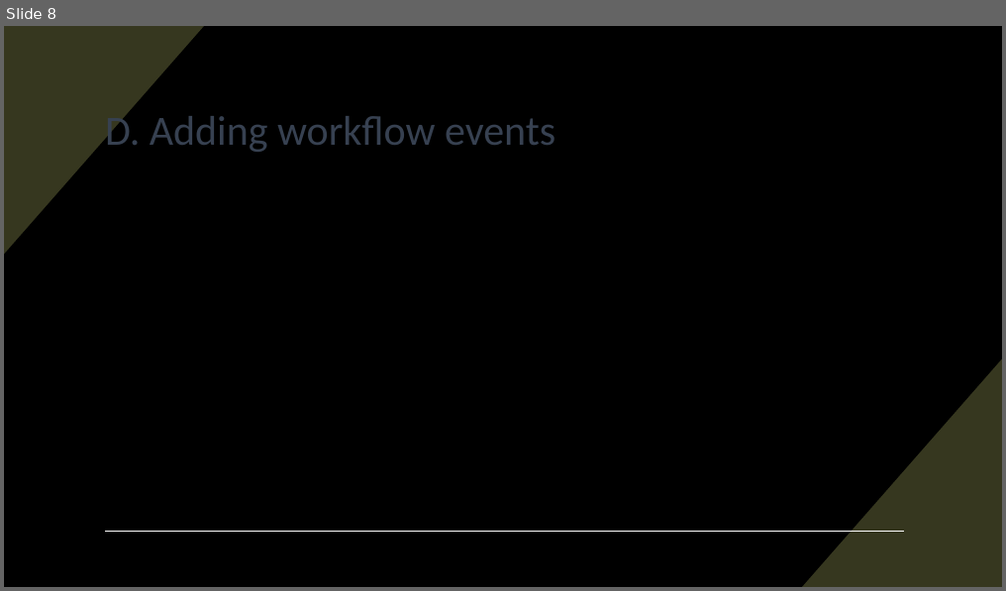
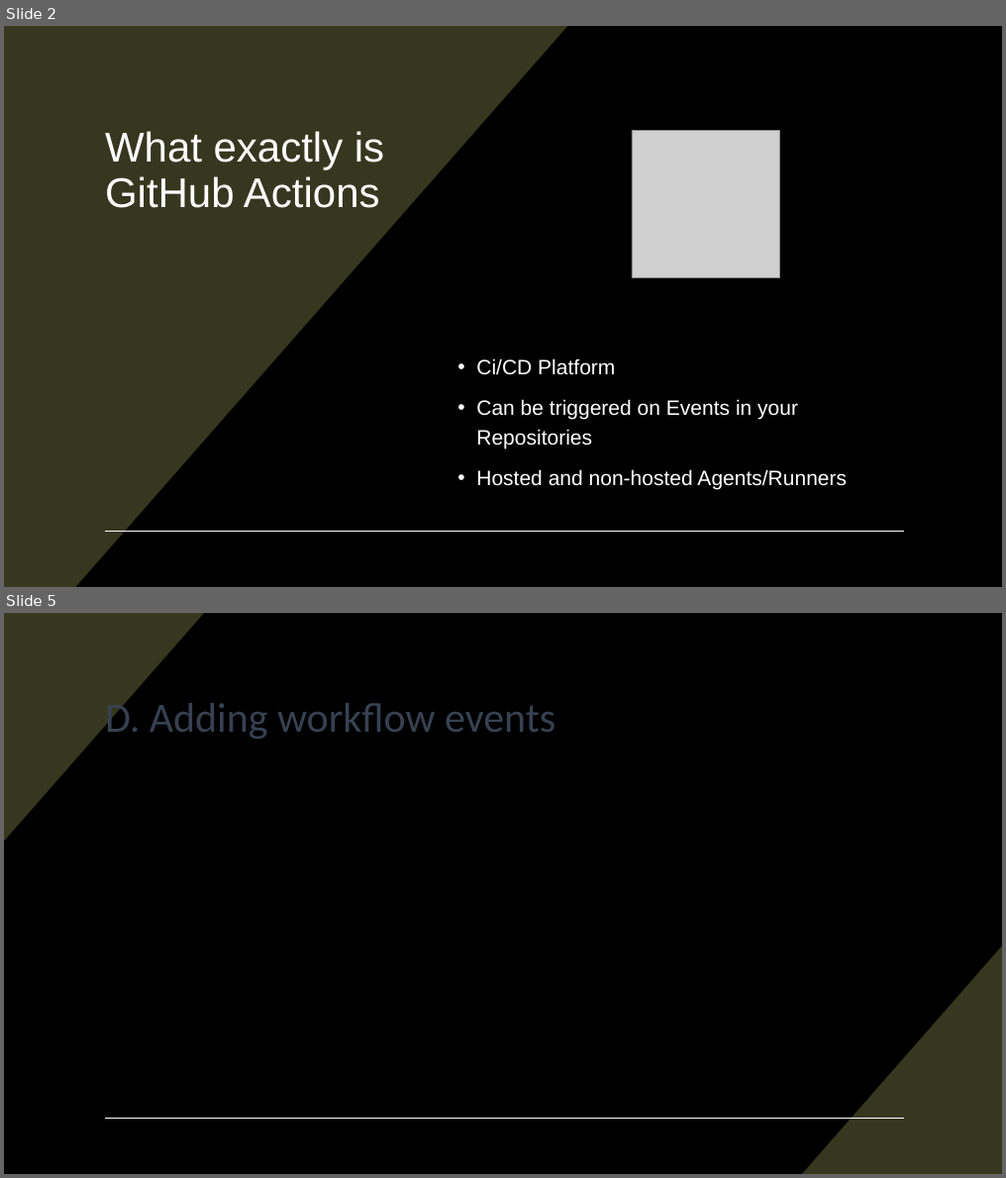
Before and after one commit to pulcher/github-actions-getting-started, a slide deck: getting-started-with-github-actions.pptx. Shown one above the other, each under a label of ours: slide 8 before the commit, slides 2 and 5 after it; the slides between them are not shown. The pictures are 1006x591 and 1006x1178 pixels, drawn with LibreOffice and Linux fonts; fonts in the diff are those of the drawing; grey boxes stand for pictures. Boxes give left, top, right and bottom in pixels: in the first picture for what was removed or moved away, otherwise in the second. Text is boxed around its words. In the diff, an @@ line names an element or a change of style, - is before the commit and + after.

```diff
--- a/getting-started-with-github-actions.pptx
+++ b/getting-started-with-github-actions.pptx
@@ slide 2 added at [4, 26, 1002, 587], background #000000; not listed: 2 template elements that a slide beside it also shows @@
@@ rectangle added at [4, 26, 1002, 587], fill #000000 @@
@@ freeform shape added at [4, 26, 567, 587], fill #36371F @@
@@ title added at [105, 131, 384, 208], 40 pt, text #FFFFFF @@
+What exactly is GitHub Actions
@@ picture added at [632, 130, 780, 278] @@
@@ text added at [476, 359, 846, 489], 20 pt, text #FFFFFF @@
+• Ci/CD Platform
+• Can be triggered on Events in your Repositories
+• Hosted and non-hosted Agents/Runners
@@ line added from (105, 531) to (904, 531), #FFFFFF 1 pt @@
@@ what was slide 8 is now slide 5 @@
```
Also in this commit, not shown: 4 slides changed, 4 slides removed.
